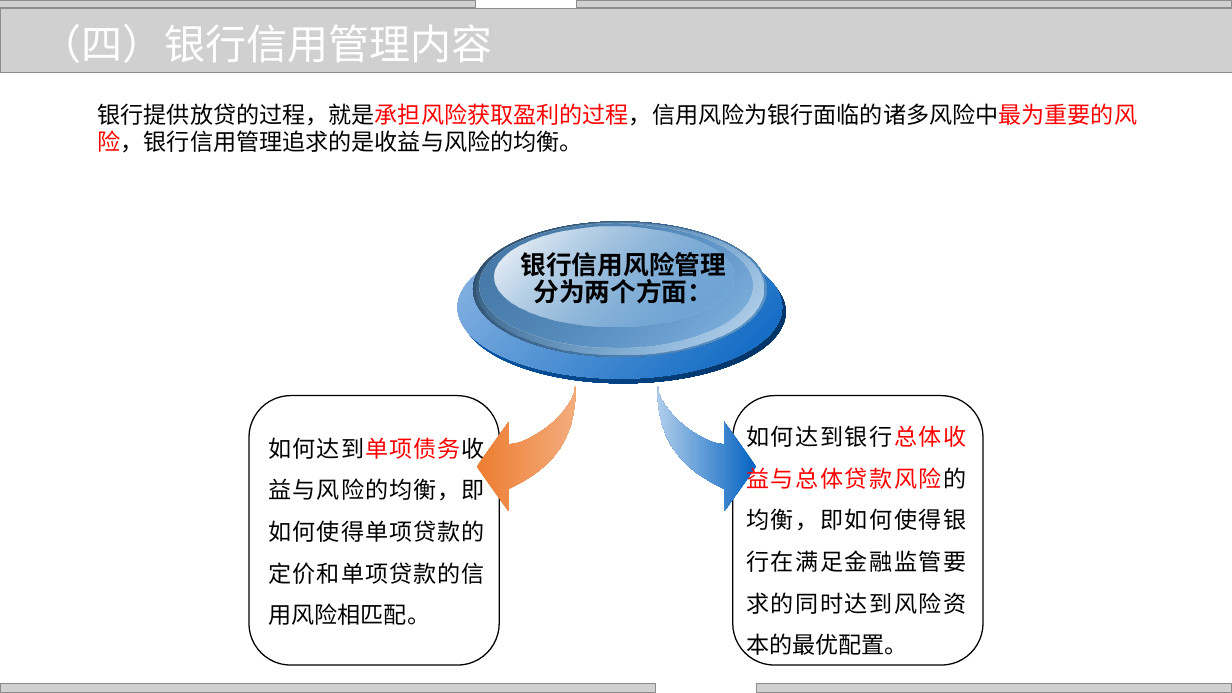
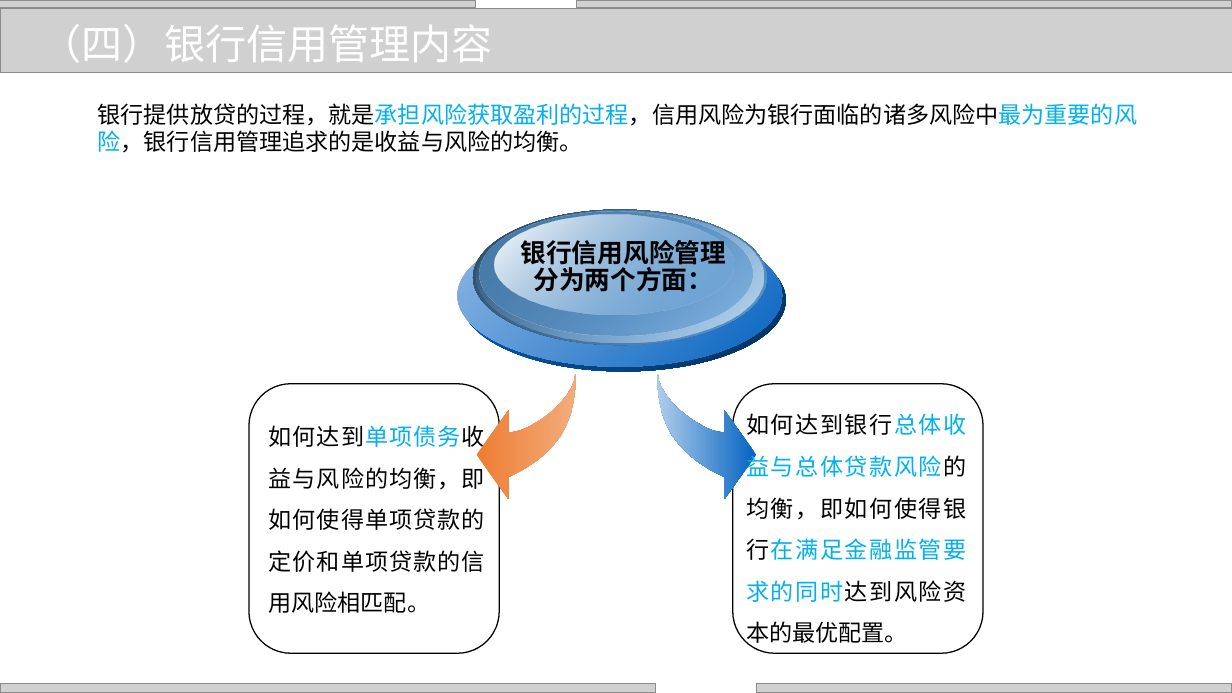
Before and after one commit to zhangjianzhang/internet_credit, a slide deck: slide 17 of files/slides/lecture_18.pptx. Drawn at 1232x693 pixels with LibreOffice and Linux fonts; fonts in the diff are those of the drawing; grey boxes stand for pictures; background and template pictures are left out. Boxes give left, top, right and bottom in pixels: in the first picture for what was removed or moved away, otherwise in the second. Text is boxed around its words. In the diff, an @@ line names an element or a change of style, - is before the commit and + after.

```diff
--- a/files/slides/lecture_18.pptx
+++ b/files/slides/lecture_18.pptx
@@ text "银行提供放贷的过程，就是承担风险获取盈利的过程，信用风险为银行面临的诸多风险中最为重要的风险，银行信用管理追求的是收益与 ..." at (98,103,1137,153): text colour #FF0000 to #00B0F0 in "银行提供放贷的过程，就是承担风险获取盈利的过程，信用风险为银行面临的诸多风险中最为重要的风险，银行信用管理追求的是收益与 ..." @@
@@ 6 ellipses, 3 texts, 2 rounded rectangles, 2 freeform shapes: place and size @@
-6 ellipses, 3 texts, 2 rounded rectangles, 2 freeform shapes at (249,222,983,665)
+6 ellipses, 3 texts, 2 rounded rectangles, 2 freeform shapes at (249,210,983,653)
@@ text "如何达到单项债务收益与风险的均衡，即如何使得单项贷款的定价和单项贷款的信用风险相匹配。" at (268,425,485,613): text colour #FF0000 to #00B0F0 in "如何达到单项债务收益与风险的均衡，即如何使得单项贷款的定价和单项贷款的信用风险相匹配。" @@
@@ text "如何达到银行总体收益与总体贷款风险的均衡，即如何使得银行在满足金融监管要求的同时达到风险资本的最优配置。" at (746,413,966,647): text colour #FF0000 to #00B0F0, text colour #000000 to #00B0F0 in "如何达到银行总体收益与总体贷款风险的均衡，即如何使得银行在满足金融监管要求的同时达到风险资本的最优配置。" @@
```
Also in this commit, not shown: 15 other slides changed, 2 slides removed, 7 other files.
